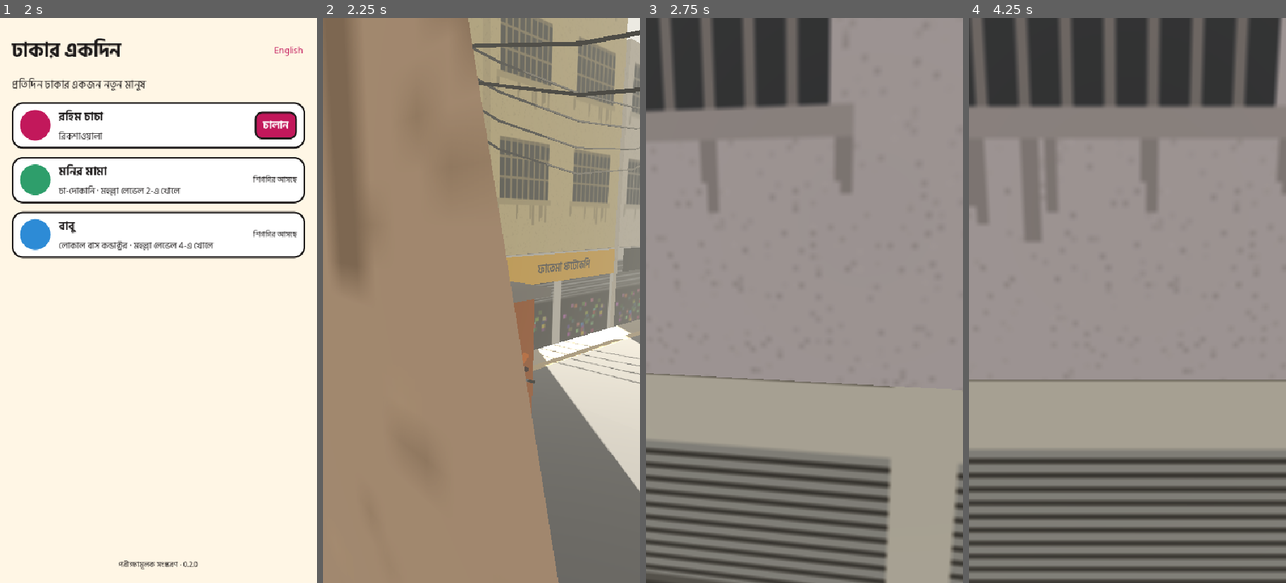
Above: before the commit, frames 1-4 (left to right).
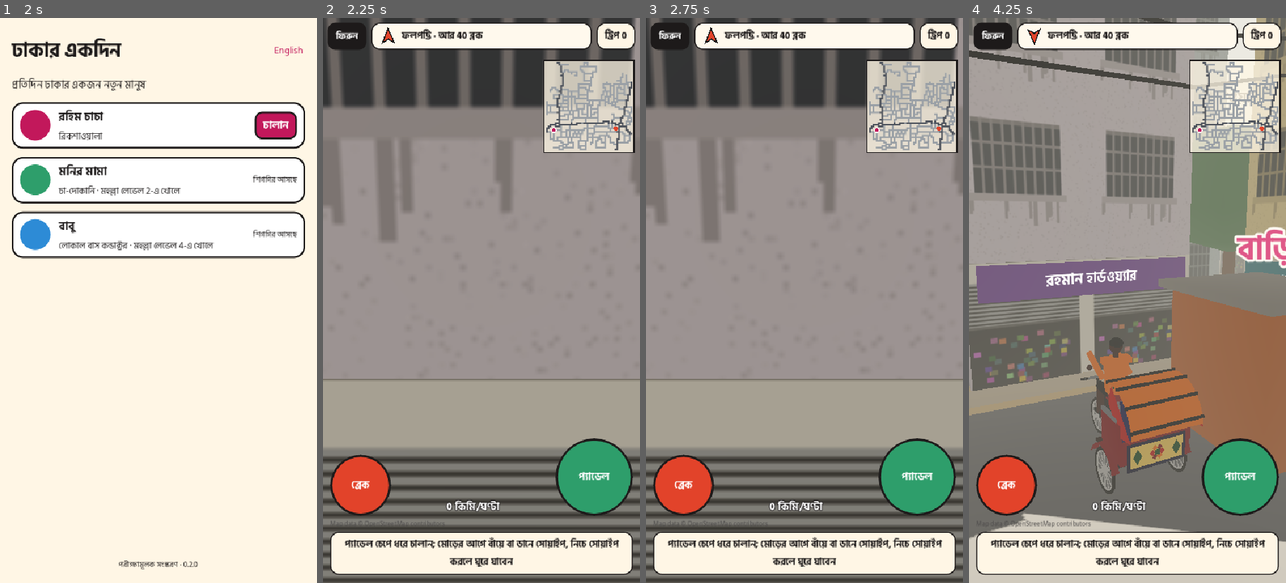
Above: after the commit, the same moments.

Repository: Habibur-Rahman-KUET-09/Dhakay-Akdin
Game: Godot game, scene res://scenes/main.tscn
Same seed, same stepped clock (60 frames per second), same inputs: the game is played once before the commit and once after it.
Inputs (mouse positions are in pixels of both pictures, inside the frame that each line leads up to):
- Up to frame 1 (2 s): click "English" at 0.5 s; click "বাংলা" at 1.25 s
- Up to frame 2 (2.25 s): click "চালান" at 2 s
- Up to frame 3 (2.75 s): no input
- Up to frame 4 (4.25 s): tap Enter at 2.75 s; move the mouse to (1197, 272) at 2.77 s; hold Right (ui_right) 2.78-3.5 s; tap B at 2.85 s; click (1197, 272) at 2.92 s; tap Space at 3.02 s; drag from (1064, 328) to (1111, 413) at 3.52 s

Frame 1 is identical in both runs. In frame 2, 90% of the frame differs, in the area x 0-100%, y 0-100%; in frame 3, 34%; in frame 4, 76%.
Error before the commit: Parse Error: Cannot infer the type of "text" variable because the value doesn't have a set type. (res://scripts/ui/hud.gd:173)

Commit message:
3D: smaller APKs, and the HUD compiles again
- One APK per processor family (arm64-v8a, armeabi-v7a) instead of one
  carrying both, roughly halving the download.
- Text server data off: the ~4 MB of line-breaking dictionaries are for
  Thai, Chinese, Japanese and the like; Bangla breaks at spaces and is
  shaped by HarfBuzz without them.
- hud.gd: the strings object is typed, so inferred variables built from
  it compile (the pedal build failed on that).

Co-Authored-By: Claude Opus 5.5 <noreply@anthropic.com>
Claude-Session: https://claude.ai/code/session_01D5VTTbiAkjZrLBvbSQEf7i

Diff:
--- a/game/project.godot
+++ b/game/project.godot
@@ -29,7 +29,9 @@
 
 [internationalization]
 
-locale/include_text_server_data=true
+; Line-breaking dictionaries for Thai, Chinese and the like (~4 MB): Bangla
+; breaks at spaces and is shaped by HarfBuzz without them.
+locale/include_text_server_data=false
 
 [rendering]
 
--- a/game/scripts/ui/hud.gd
+++ b/game/scripts/ui/hud.gd
@@ -6,10 +6,11 @@
 
 const Look = preload("res://scripts/ui/look.gd")
 const RoadMap = preload("res://scripts/rules/road_map.gd")
+const Strings = preload("res://scripts/ui/strings.gd")
 
 signal back_pressed
 
-var s
+var s: Strings
 var map: RoadMap
 var _target: Label
 var _trips: Label
@@ -37,7 +38,7 @@
 var _brake_down := false
 
 
-func setup(strings, road_map: RoadMap) -> void:
+func setup(strings: Strings, road_map: RoadMap) -> void:
 	s = strings
 	map = road_map
 
